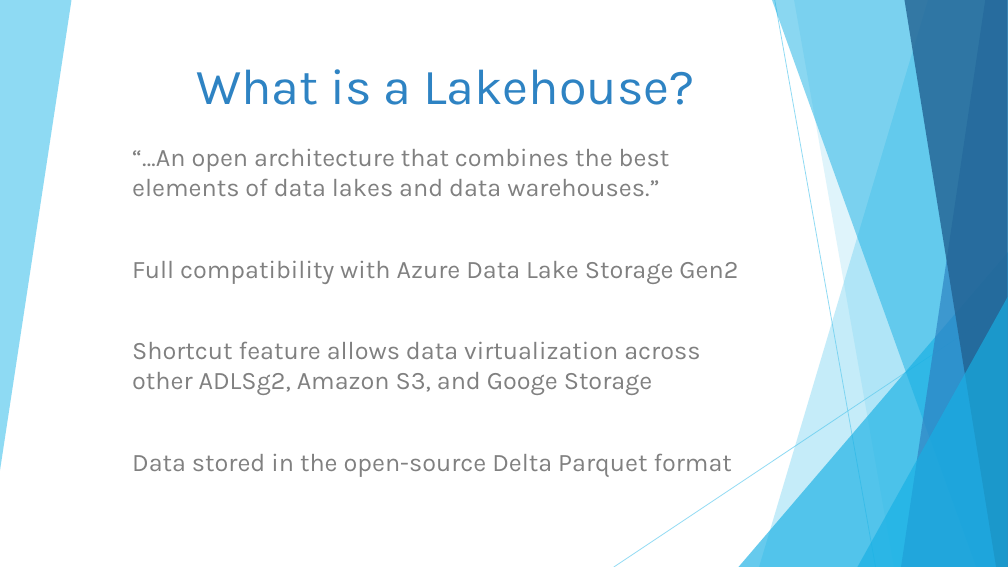
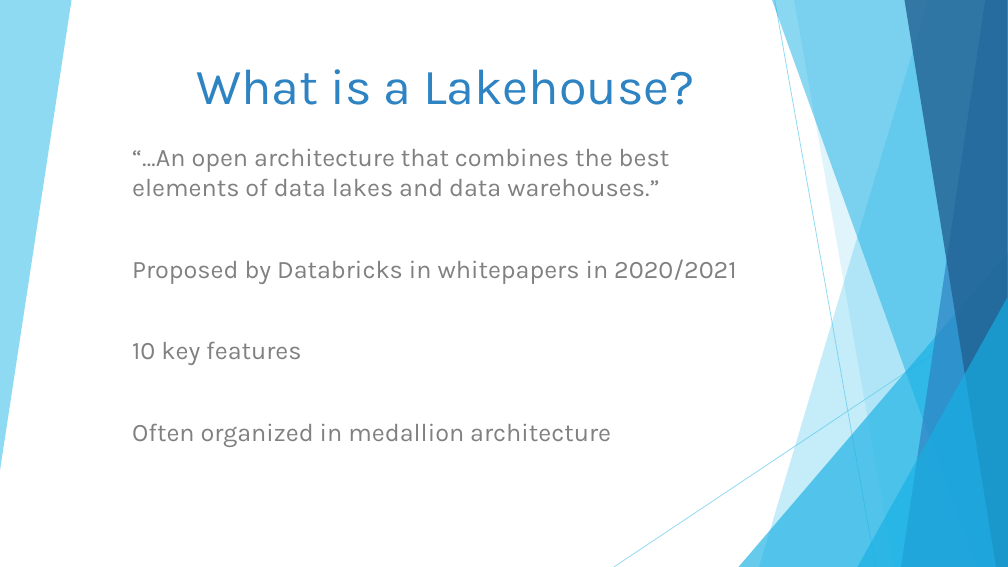
Before and after one commit to DrJekyll325/Presentations, a slide deck: slide 11 of Microsoft Fabric/Data - The Fabric Of Our Lives/20230715 - SQL Saturday Columbus - Data - The Fabric Of Our Lives.pptx. Drawn at 1008x567 pixels with LibreOffice and Linux fonts; fonts in the diff are those of the drawing. Boxes give left, top, right and bottom in pixels: in the first picture for what was removed or moved away, otherwise in the second. Text is boxed around its words. In the diff, an @@ line names an element or a change of style, - is before the commit and + after.

```diff
--- a/Microsoft Fabric/Data - The Fabric Of Our Lives/20230715 - SQL Saturday Columbus - Data - The Fabric Of Our Lives.pptx
+++ b/Microsoft Fabric/Data - The Fabric Of Our Lives/20230715 - SQL Saturday Columbus - Data - The Fabric Of Our Lives.pptx
@@ subtitle at bbox=[132, 259, 736, 447]: text changed @@
-Full compatibility with Azure Data Lake Storage Gen2
-Shortcut feature allows data virtualization across other ADLSg2, Amazon S3, and Googe Storage
-Data stored in the open-source Delta Parquet format
+Proposed by Databricks in whitepapers in 2020/2021
+10 key features
+Often organized in medallion architecture
```
Also in this commit, not shown: 1 other slide changed.
